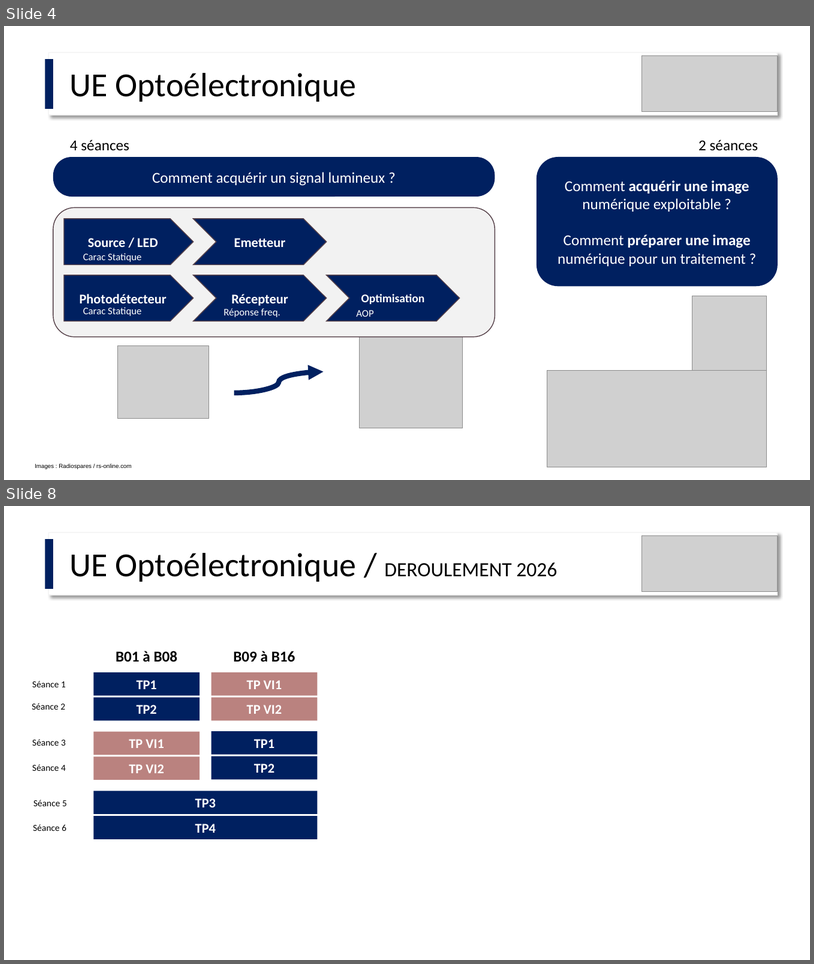
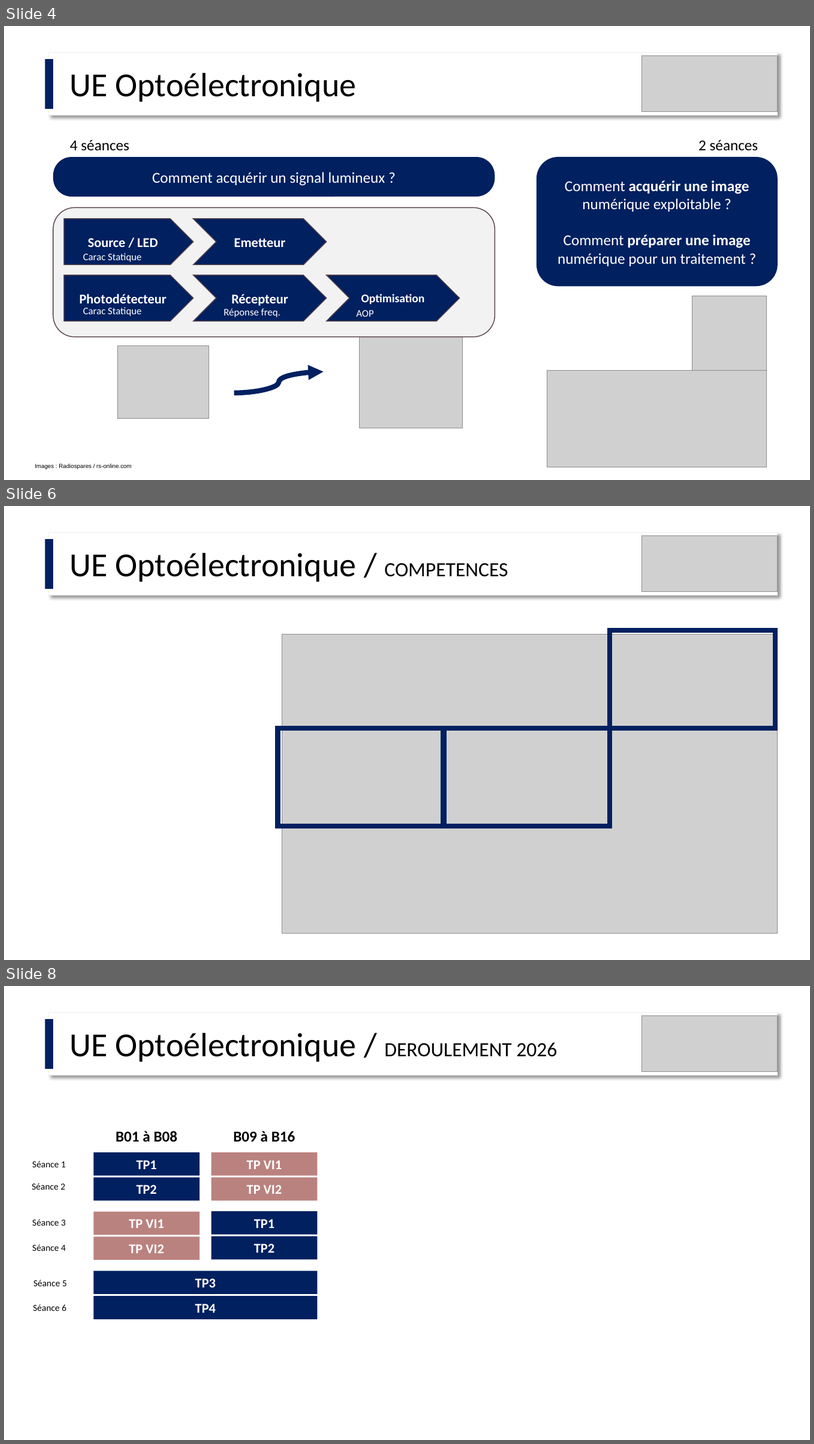
Before and after one commit to IOGS-Digital-Methods/semester-5, a slide deck: OptoElectronique/Cours/S5_Optoelectronique_2026_lite.pptx. Shown one above the other, each under a label of ours: slides 4 and 8 before the commit, slides 4, 6 and 8 after it; the slides between them are not shown. The pictures are 814x964 and 814x1444 pixels, drawn with LibreOffice and Linux fonts; fonts in the diff are those of the drawing; grey boxes stand for pictures. Boxes give left, top, right and bottom in pixels: in the first picture for what was removed or moved away, otherwise in the second. Text is boxed around its words. In the diff, an @@ line names an element or a change of style, - is before the commit and + after.

```diff
--- a/OptoElectronique/Cours/S5_Optoelectronique_2026_lite.pptx
+++ b/OptoElectronique/Cours/S5_Optoelectronique_2026_lite.pptx
@@ slide 6 added at (4, 506, 810, 960), background #FFFFFF @@
@@ rectangle added at (45, 539, 54, 589), fill #002060 @@
@@ rectangle added at (49, 532, 778, 595), fill #FFFFFF, outline #F2F2F2 1 pt @@
@@ picture added at (642, 536, 778, 592) @@
@@ text added at (70, 553, 508, 582), 40 pt, text #000000 @@
+UE Optoélectronique / COMPETENCES
@@ rectangle added at (610, 630, 776, 728), outline #002060 6 pt @@
@@ picture added at (282, 634, 778, 933) @@
@@ rectangle added at (278, 728, 444, 826), outline #002060 6 pt @@
@@ rectangle added at (444, 728, 610, 826), outline #002060 6 pt @@
```
Also in this commit, not shown: 2 slides changed, 3 other slides added, 2 other files.
